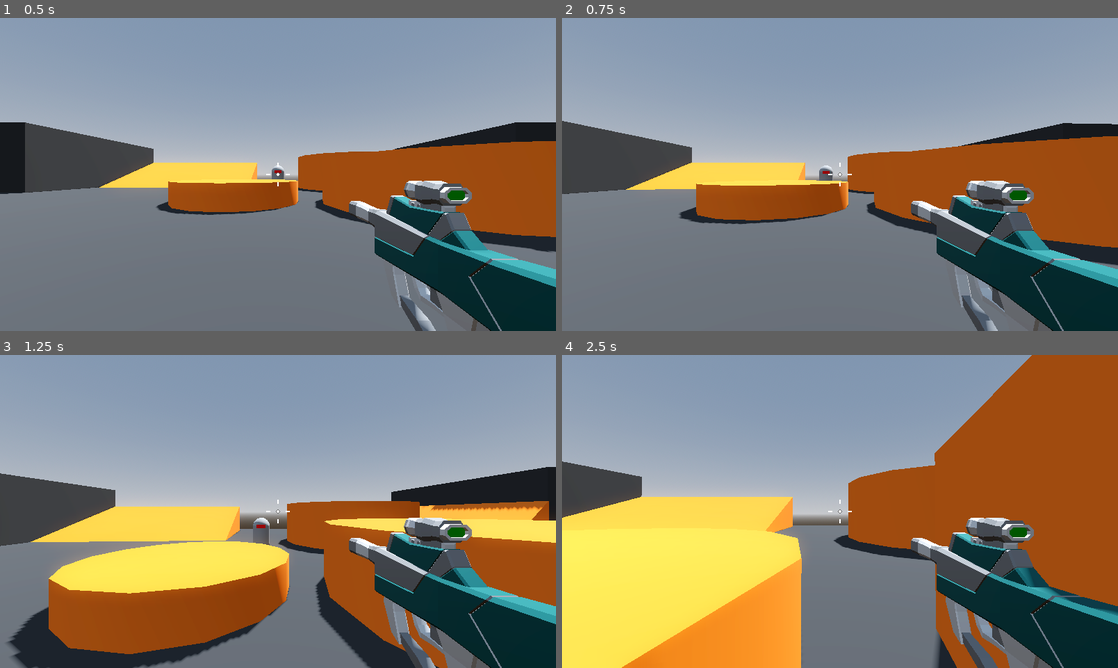
Above: before the commit, frames 1-4 (two rows, left to right).
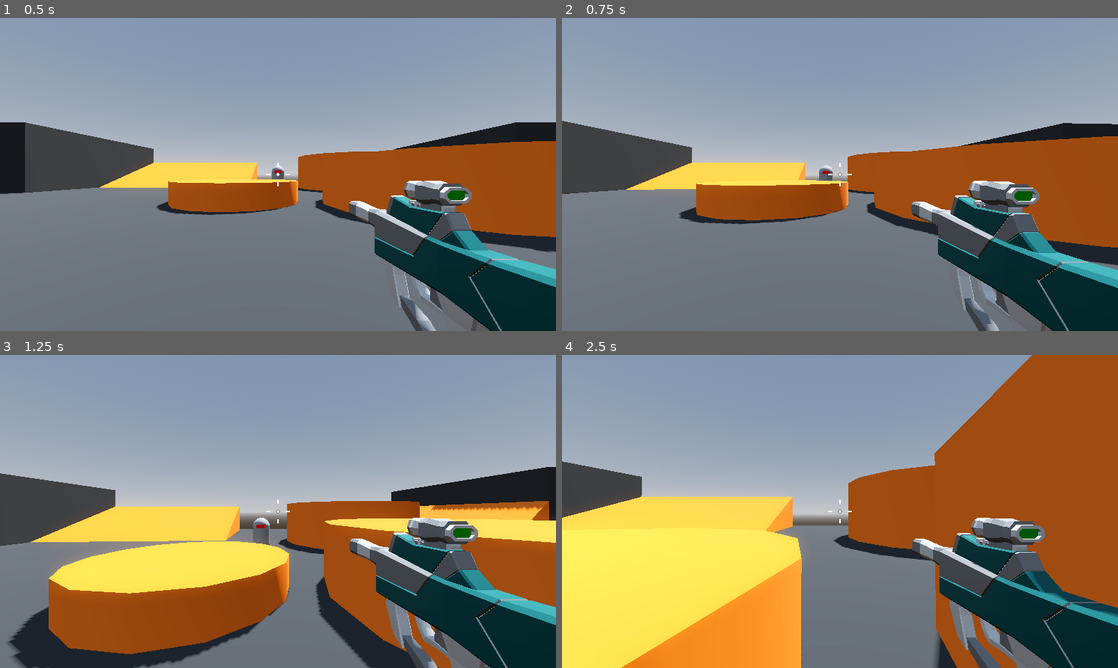
Above: after the commit, the same moments.

Repository: BlizniukDM/robo-rampage
Game: Godot game, scene res://levels/sand_box.tscn
Two runs of this game, one before a commit and one after it. Both use one fixed random seed, a clock stepped at 60 frames per second and the inputs below.
Inputs (mouse positions are in pixels of both pictures, inside the frame that each line leads up to):
- Up to frame 1 (0.5 s): no input
- Up to frame 2 (0.75 s): tap Enter at 0.5 s; move the mouse to (867, 174) at 0.52 s; press the mouse at (867, 174) at 0.53 s; hold W (forward) from 0.53 s (still down)
- Up to frame 3 (1.25 s): keep holding W (forward); tap Space (jump) at 0.77 s
- Up to frame 4 (2.5 s): keep holding W (forward); move the mouse to (812, 511) at 1.27 s; release the mouse at (812, 511) at 1.28 s; click (812, 511) at 1.35 s; tap Space (jump) at 1.52 s; move the mouse to (851, 505) at 2.02 s; press the mouse at (851, 505) at 2.03 s

Frame 1 is identical in both runs. In frame 2, 1.8% of the frame differs, in the area x 62-100%, y 52-100%; in frame 3, 2.1%; in frame 4, 3.1%.

Commit message:
Firing function

Diff:
--- a/weapon/SMG.tscn
+++ b/weapon/SMG.tscn
@@ -3,7 +3,8 @@
 [ext_resource type="PackedScene" uid="uid://c23l540qu3vuj" path="res://weapon/hitscan_weapon.tscn" id="1_dj2vh"]
 [ext_resource type="PackedScene" uid="uid://cmv8amcq8mwtq" path="res://assets/SMG.glb" id="2_fbdnd"]
 
-[node name="SMG" instance=ExtResource("1_dj2vh")]
+[node name="SMG" node_paths=PackedStringArray("weapon_mesh") instance=ExtResource("1_dj2vh")]
+weapon_mesh = NodePath("SMG")
 
 [node name="SMG" parent="." index="1" instance=ExtResource("2_fbdnd")]
 transform = Transform3D(1, 0, 0, 0, 1, 0, 0, 0, 1, 0.7, -0.35, -0.75)
--- a/weapon/hitscan_weapon.gd
+++ b/weapon/hitscan_weapon.gd
@@ -2,14 +2,24 @@
 
 
 @export var fire_rate : float
+@export var recoil : float = 0.05
+@export var weapon_mesh : Node3D
 
 
 @onready var cooldown: Timer = $Cooldown
-
+@onready var weapon_position : Vector3 = weapon_mesh.position
+@onready var ray_cast_3d: RayCast3D = $RayCast3D
 
 
 func _process(delta: float) -> void:
     if Input.is_action_pressed("fire"):
         if cooldown.is_stopped():
-            cooldown.start(1.0 / fire_rate)
-            print ("Weapon fired!")
+            shoot()
+
+    weapon_mesh.position = weapon_mesh.position.lerp(weapon_position, delta * 10.0)
+
+
+func shoot() -> void:
+    cooldown.start(1.0 / fire_rate)
+    printt("Weapon fired!", ray_cast_3d.get_collider())
+    weapon_mesh.position.z += recoil
--- a/weapon/hitscan_weapon.tscn
+++ b/weapon/hitscan_weapon.tscn
@@ -8,3 +8,6 @@
 
 [node name="Cooldown" type="Timer" parent="."]
 one_shot = true
+
+[node name="RayCast3D" type="RayCast3D" parent="."]
+target_position = Vector3(2.08165e-12, 2.08165e-12, -100)
